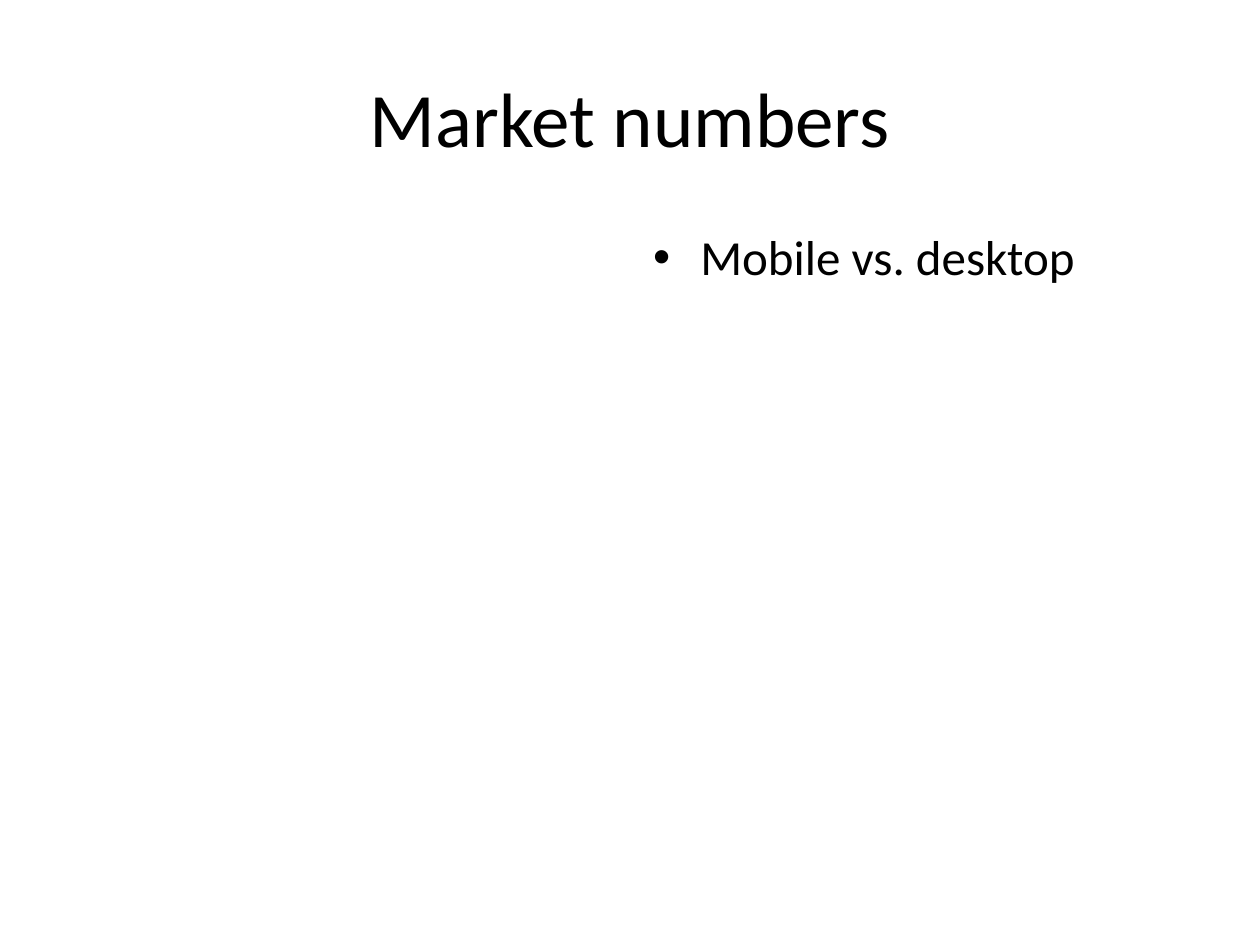
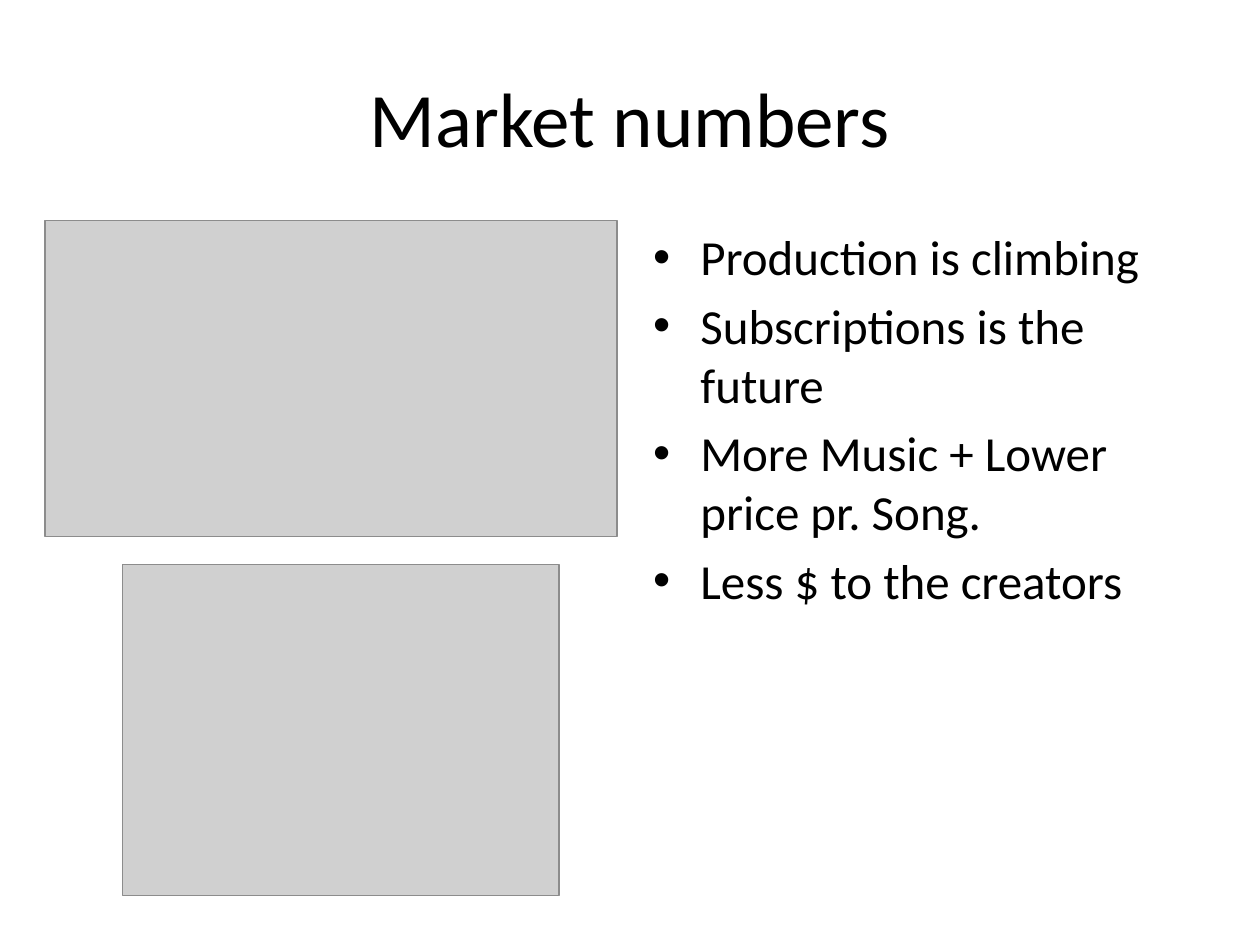
Before and after one commit to maxgronlund/digiramp, a slide deck: slide 3 of documents/strategy/consumer player/DigiRAMP-DEC-2015.pptx. Drawn at 1260x945 pixels with LibreOffice and Linux fonts; fonts in the diff are those of the drawing; grey boxes stand for pictures. Boxes give left, top, right and bottom in pixels: in the first picture for what was removed or moved away, otherwise in the second. Text is boxed around its words. In the diff, an @@ line names an element or a change of style, - is before the commit and + after.

```diff
--- a/documents/strategy/consumer player/DigiRAMP-DEC-2015.pptx
+++ b/documents/strategy/consumer player/DigiRAMP-DEC-2015.pptx
@@ picture added at [45, 220, 617, 537] @@
@@ text at [700, 241, 1139, 600]: text changed @@
-• Mobile vs. desktop
+• Production is climbing
+• Subscriptions is the future
+• More Music + Lower price pr. Song.
+• Less $ to the creators
@@ picture added at [123, 564, 559, 895] @@
```
Also in this commit, not shown: 2 other slides changed, 19 other files.
